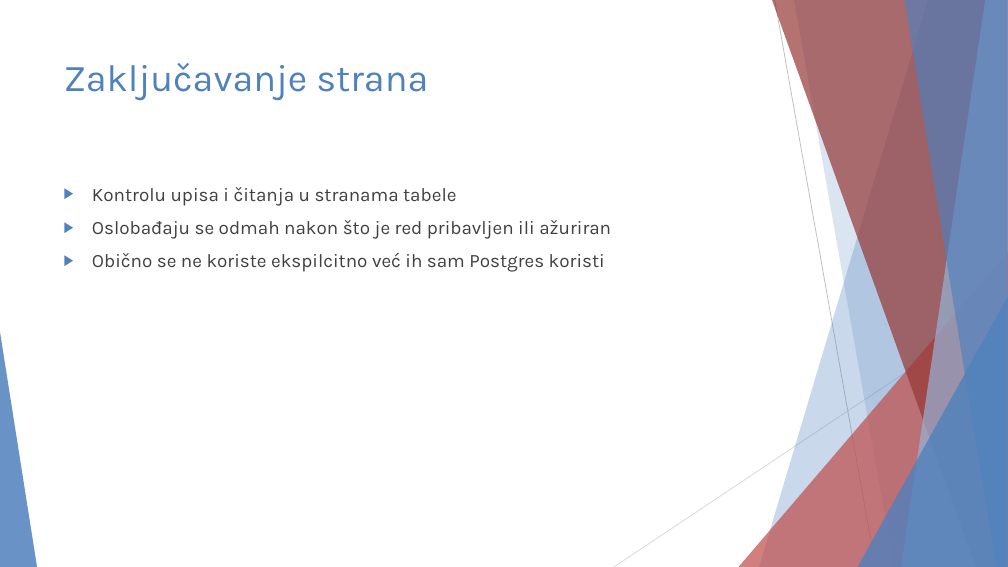
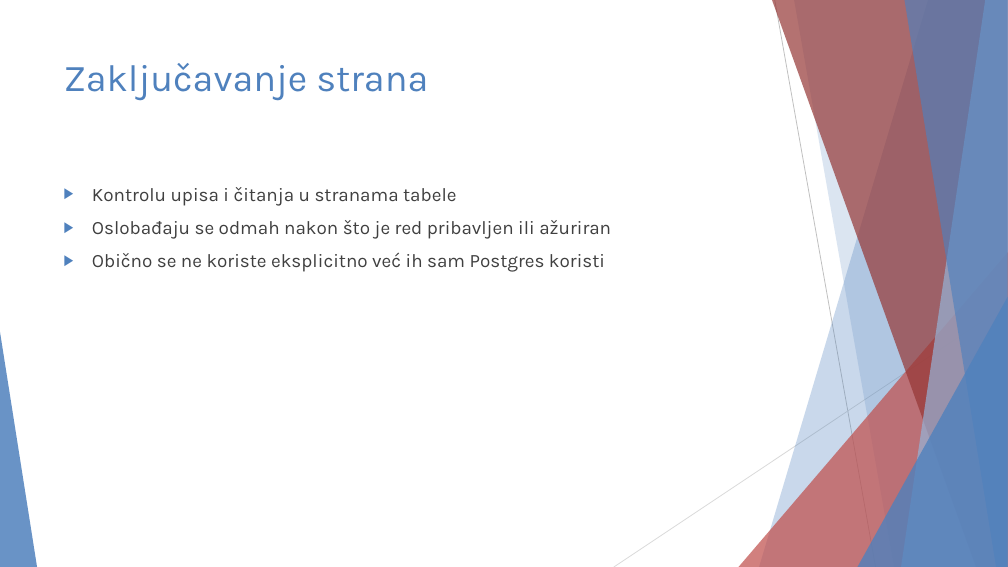
Before and after one commit to JKostov/dbms-1, a slide deck: slide 16 of transactions/PostgreSQL transactions - Julije Kostov 1026.pptx. Drawn at 1008x567 pixels with LibreOffice and Linux fonts; fonts in the diff are those of the drawing. Boxes give left, top, right and bottom in pixels: in the first picture for what was removed or moved away, otherwise in the second. Text is boxed around its words. In the diff, an @@ line names an element or a change of style, - is before the commit and + after.

Commit message:
Fix

```diff
--- a/transactions/PostgreSQL transactions - Julije Kostov 1026.pptx
+++ b/transactions/PostgreSQL transactions - Julije Kostov 1026.pptx
@@ text at [92,252,605,272]: text changed @@
-▶ Obično se ne koriste ekspilcitno već ih sam Postgres koristi
+▶ Obično se ne koriste eksplicitno već ih sam Postgres koristi
```
Also in this commit, not shown: 5 other slides changed.
